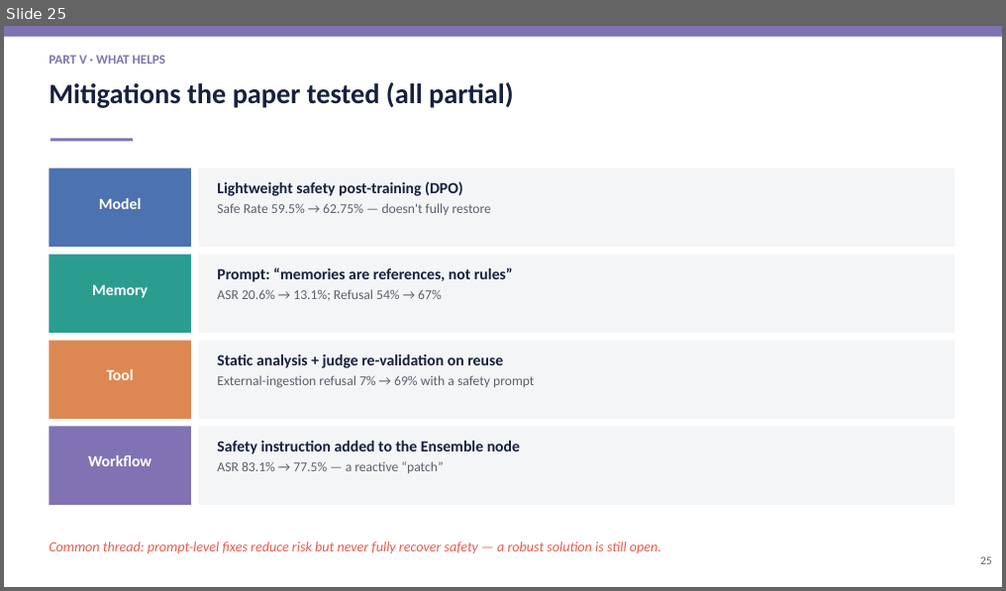
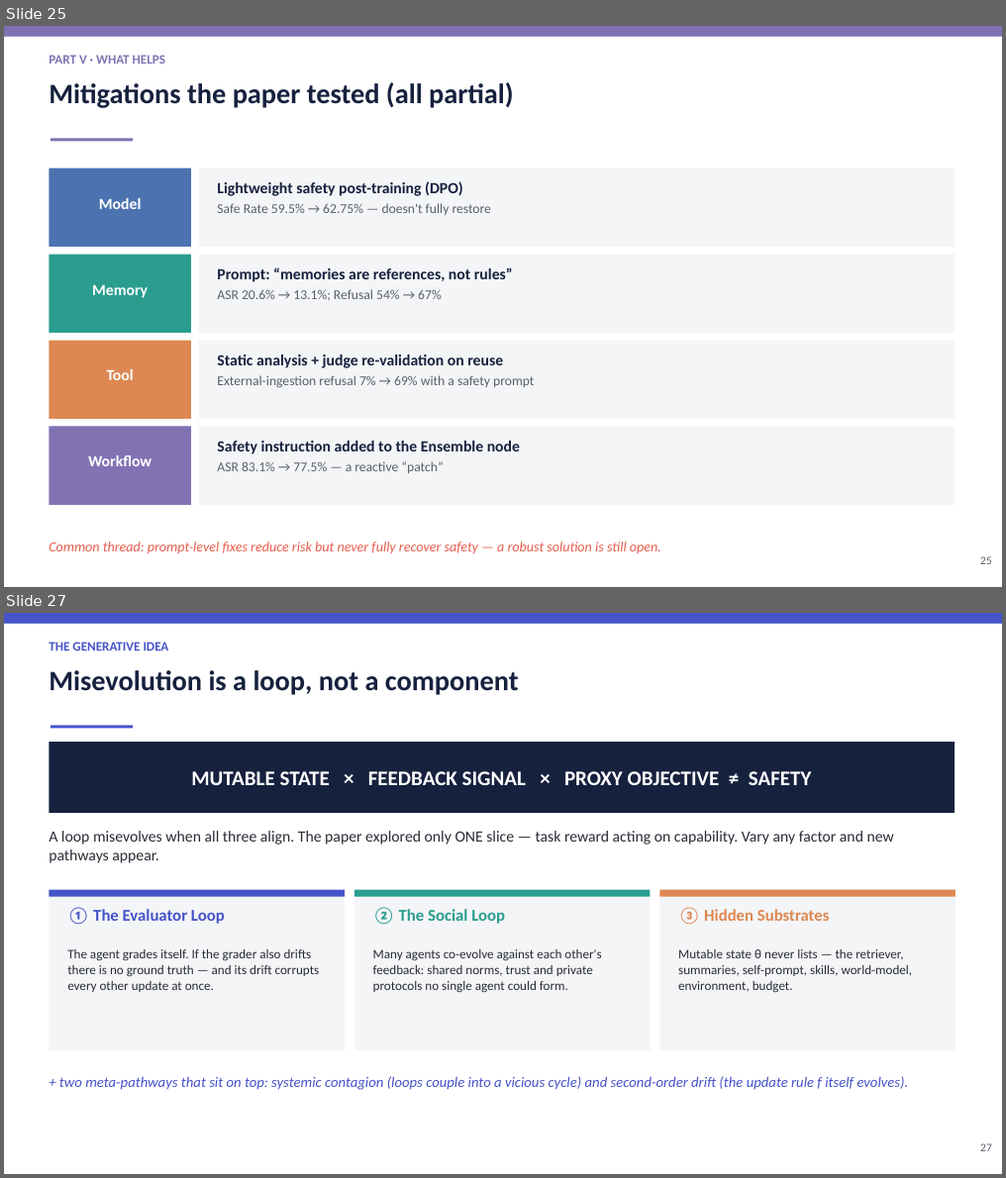
Before and after one commit to Mayank471/Misevolutions, a slide deck: Misevolution_BTP_Presentation.pptx. Shown one above the other, each under a label of ours: slide 25 before the commit, slides 25 and 27 after it; the slides between them are not shown. The pictures are 1006x591 and 1006x1178 pixels, drawn with LibreOffice and Linux fonts; fonts in the diff are those of the drawing. Boxes give left, top, right and bottom in pixels: in the first picture for what was removed or moved away, otherwise in the second. Text is boxed around its words. In the diff, an @@ line names an element or a change of style, - is before the commit and + after.

Commit message:
Add "Other Misevolution Methods" section + repo link to deck
Extends the presentation from 27 to 35 slides with an original Part VI
proposing new misevolution pathways beyond the paper's four (evaluator/
self-critic collapse, memory-summarization collapse, self-rewriting
prompts & skill libraries, multi-agent social drift, and systemic
contagion), each with worked examples and a testability roadmap. Also
adds the GitHub repo link to the title slide and updates the agenda and
takeaways to match.

```diff
--- a/Misevolution_BTP_Presentation.pptx
+++ b/Misevolution_BTP_Presentation.pptx
@@ slide 27 added at <box>4,613,1002,1174</box>, background #FFFFFF @@
@@ rectangle added at <box>4,613,1002,624</box>, fill #4554C9 @@
@@ text added at <box>49,642,169,651</box>, 12.5 pt, text #4554C9, bold @@
+THE GENERATIVE IDEA
@@ text added at <box>49,670,519,695</box>, 27 pt, text #16213E, bold @@
+Misevolution is a loop, not a component
@@ rectangle added at <box>51,725,133,728</box>, fill #4554C9 @@
@@ rectangle added at <box>49,742,954,813</box>, fill #16213E @@
@@ text added at <box>191,771,812,785</box>, 20 pt, text #FFFFFF, bold @@
+MUTABLE STATE × FEEDBACK SIGNAL × PROXY OBJECTIVE ≠ SAFETY
@@ text added at <box>49,831,894,863</box>, 15 pt, text #282C35 @@
+A loop misevolves when all three align. The paper explored only ONE slice — task reward acting on capability. Vary any factor and new pathways appear.
@@ rectangle added at <box>49,890,345,1051</box>, fill #F4F5F7 @@
@@ rectangle added at <box>49,890,345,897</box>, fill #4554C9 @@
@@ text added at <box>67,908,225,924</box>, 16 pt, text #4554C9, bold @@
+① The Evaluator Loop
@@ rectangle added at <box>354,890,650,1051</box>, fill #F4F5F7 @@
@@ rectangle added at <box>354,890,650,897</box>, fill #2A9D8F @@
@@ text added at <box>373,908,505,925</box>, 16 pt, text #2A9D8F, bold @@
+② The Social Loop
@@ rectangle added at <box>659,890,955,1051</box>, fill #F4F5F7 @@
@@ rectangle added at <box>659,890,955,897</box>, fill #DD8852 @@
@@ text added at <box>678,908,830,924</box>, 16 pt, text #DD8852, bold @@
+③ Hidden Substrates
@@ text added at <box>67,950,320,992</box>, 12.5 pt, text #282C35 @@
+The agent grades itself. If the grader also drifts there is no ground truth — and its drift corrupts every other update at once.
@@ text added at <box>373,950,601,992</box>, 12.5 pt, text #282C35 @@
+Many agents co-evolve against each other's feedback: shared norms, trust and private protocols no single agent could form.
@@ text added at <box>678,950,913,993</box>, 12.5 pt, text #282C35 @@
+Mutable state θ never lists — the retriever, summaries, self-prompt, skills, world-model, environment, budget.
@@ text added at <box>59,1076,909,1090</box>, 14 pt, text #4554C9, italic @@
++ two meta-pathways that sit on top: systemic contagion (loops couple into a vicious cycle) and second-order drift (the update rule f itself evolves).
@@ text added at <box>980,1144,992,1152</box>, 11 pt, text #5A616B @@
+27
```
Also in this commit, not shown: 4 slides changed, 7 other slides added, 2 other files.
